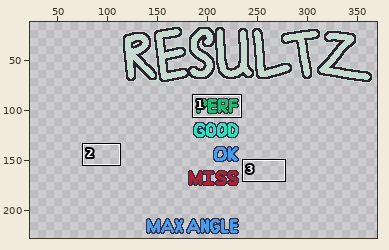
Pixel-art file: Working_Files/Art/Results.aseprite. The first picture is a wide view before the edit; the outline marks the close-up.
Close-up. First the earlier version:
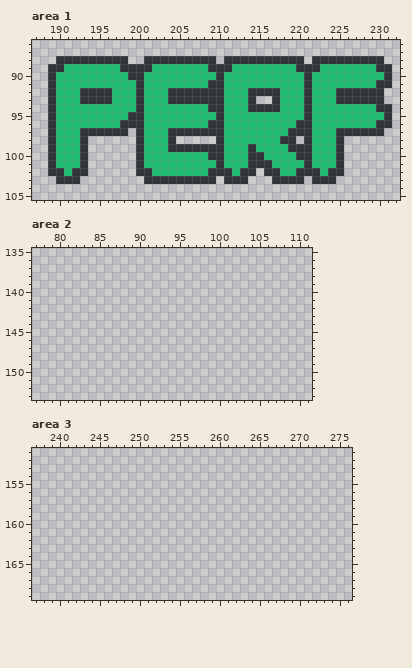
480x270 pixels, 1 frame. Shown: area 1: x 187..232, y 86..105; area 2: x 77..111, y 135..153; area 3: x 237..276, y 151..169. The wide view leaves out empty margins. The commit also changed other parts of the picture, which this record leaves out.
The same view after the edit:
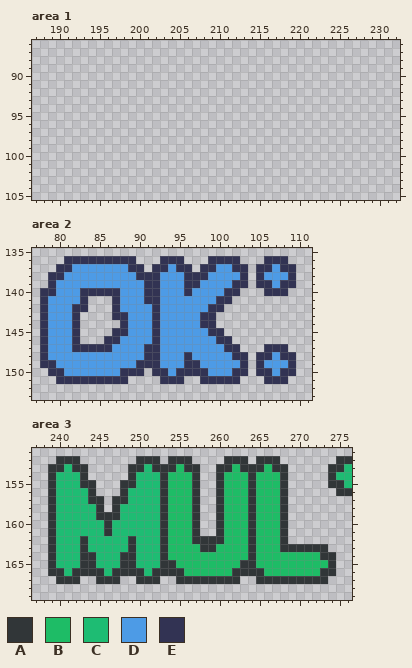
Palette (. is transparent): A #313638  B #1ebc66  C #1ebc73  D #4d9be6  E #323353
Changes in this commit:
layer "Ok" added
layer "Best Multi" added
layer "Layer 1" removed
Area 1:
y 88: x 190..198 AAAAAAAAA -> .........; x 201..209 AAAAAAAAA -> .........; x 211..220 AAAAAAAAAA -> ..........; x 222..230 AAAAAAAAA -> .........
y 89: x 189..231 AACCCCCCCAAAACCCCCCCAAACCCCCCCCAAACCCCCCCAA -> ...........................................
y 90: x 189..231 ACCCCCCCCCAACCCCCCCCCACCCCCCCCCCACCCCCCCCCA -> ...........................................
y 91: x 189..231 ACCCCCCCCCCACCCCCCCCAACCCCCCCCCCACCCCCCCCAA -> ...........................................
y 92: x 189..230 ACCCAAAACCCACCCAAAAAAACCCAAAACCCACCCAAAAAA -> ..........................................
y 93: x 189..214 ACCCAAAACCCACCCAAAAAAACCCA -> ..........................; x 217..230 ACCCACCCAAAAAA -> ..............
y 94: x 189..231 ACCCCCCCCCCACCCCCCCCAACCCAAAACCCACCCCCCCCAA -> ...........................................
y 95: x 189..231 ACCCCCCCCCAACCCCCCCCCACCCCCCCCCCACCCCCCCCCA -> ...........................................
y 96: x 189..231 ACCCCCCCCAAACCCCCCCCAACCCCCCCCCAACCCCCCCCAA -> ...........................................
y 97: x 189..198 ACCCAAAAAA -> ..........; x 200..230 ACCCAAAAAAACCCCCCCCAAACCCAAAAAA -> ...............................
y 98: x 189..193 ACCCA -> .....; x 200..204 ACCCA -> .....; x 210..219 ACCCCCCCAA -> ..........; x 221..225 ACCCA -> .....
y 99: x 189..193 ACCCA -> .....; x 200..225 ACCCAAAAAAACCCACCCCAAACCCA -> ..........................
y 100: x 189..193 ACCCA -> .....; x 200..225 ACCCCCCCCAACCCAACCCCAACCCA -> ..........................
y 101: x 189..193 ACCCA -> .....; x 200..225 ACCCCCCCCCACCCAAACCCCACCCA -> ..........................
y 102: x 189..193 AACAA -> .....; x 200..214 AACCCCCCCAAACAA -> ...............; x 216..225 AACCAAACAA -> ..........
y 103: x 190..192 AAA -> ...; x 201..209 AAAAAAAAA -> .........; x 211..213 AAA -> ...; x 217..220 AAAA -> ....; x 222..224 AAA -> ...
Area 2, layer "Ok":
y 136: x 81..89 ......... -> EEEEEEEEE; x 93..95 ... -> EEE; x 99..102 .... -> EEEE; x 106..108 ... -> EEE
y 137: x 80..90 ........... -> EEDDDDDDDEE; x 92..96 ..... -> EEDEE; x 98..103 ...... -> EEDDEE; x 105..109 ..... -> EEDEE
y 138: x 79..103 ......................... -> EEDDDDDDDDDEEEDDDEEEDDDDE; x 105..109 ..... -> EDDDE
y 139: x 79..103 ......................... -> EDDDDDDDDDDDEEDDDEEDDDDEE; x 105..109 ..... -> EEDEE
y 140: x 78..102 ......................... -> EEDDDEEEEEDDDEEDDDEDDDDEE; x 106..108 ... -> EEE
y 141: x 78..83 ...... -> EDDDDE; x 87..101 ............... -> EDDDEEDDDDDDDEE
y 142: x 78..83 ...... -> EDDDEE; x 87..100 .............. -> EDDDDEDDDDDDEE
y 143: x 78..82 ..... -> EDDDE; x 87..99 ............. -> EEDDDEDDDDDEE
y 144: x 78..82 ..... -> EDDDE; x 88..99 ............ -> EDDDEDDDDDEE
y 145: x 78..82 ..... -> EDDDE; x 87..100 .............. -> EEDDDEDDDDDDEE
y 146: x 78..82 ..... -> EDDDE; x 86..101 ................ -> EEDDDDEDDDDDDDEE
y 147: x 78..102 ......................... -> EDDDEEEEEDDDDEEDDDDDDDDEE; x 106..108 ... -> EEE
y 148: x 78..103 .......................... -> EDDDDDDDDDDDDEEDDDEDDDDDEE; x 105..109 ..... -> EEDEE
y 149: x 78..103 .......................... -> EEDDDDDDDDDDEEEDDDEEDDDDDE; x 105..109 ..... -> EDDDE
y 150: x 79..90 ............ -> EEDDDDDDDEEE; x 92..103 ............ -> EEDEEEEDDDEE; x 105..109 ..... -> EEDEE
y 151: x 80..88 ......... -> EEEEEEEEE; x 93..95 ... -> EEE; x 98..102 ..... -> EEEEE; x 106..108 ... -> EEE
Area 3, layer "Best Multi":
y 152: x 240..242 ... -> AAA; x 250..252 ... -> AAA; x 254..256 ... -> AAA; x 261..263 ... -> AAA; x 265..267 ... -> AAA; x 275..276 .. -> AA
y 153: x 239..243 ..... -> AACAA; x 249..257 ......... -> AACAAABAA; x 260..268 ......... -> AABAAABAA; x 274..276 ... -> AAC
y 154: x 239..243 ..... -> ACCCA; x 249..257 ......... -> ACCCABBBA; x 260..268 ......... -> ABBBABBBA; x 274..276 ... -> ACC
y 155: x 239..244 ...... -> ACCCAA; x 248..257 .......... -> AACCCABBBA; x 260..268 ......... -> ABBBABBBA; x 274..276 ... -> AAC
y 156: x 239..244 ...... -> ACCCCA; x 248..257 .......... -> ACCCCABBBA; x 260..268 ......... -> ABBBABBBA; x 275..276 .. -> AA
y 157: x 239..245 ....... -> ACCCCAA; x 247..257 ........... -> AACCCCABBBA; x 260..268 ......... -> ABBBABBBA
y 158: x 239..245 ....... -> ACCCCCA; x 247..257 ........... -> ACCCCCABBBA; x 260..268 ......... -> ABBBABBBA
y 159: x 239..257 ................... -> ACCCCCAAACCCCCABBBA; x 260..268 ......... -> ABBBABBBA
y 160..161: x 239..257 ................... -> ACCCCCCACCCCCCABBBA; x 260..268 ......... -> ABBBABBBA
y 162: x 239..268 .............................. -> ACCCACCCCCACCCABBBAAAABBBABBBA
y 163: x 239..273 ................................... -> ACCCACCCCCACCCABBBBAABBBBABBBAAAAAA
y 164: x 239..274 .................................... -> ACCCAACCCAACCCABBBBBBBBBBABBBBBBBBAA
y 165: x 239..274 .................................... -> ACCCAACCCAACCCAABBBBBBBBAABBBBBBBBBA
y 166: x 239..274 .................................... -> AACAAAACAAAACAAAABBBBBBAAAABBBBBBBAA
y 167: x 240..242 ... -> AAA; x 245..247 ... -> AAA; x 250..252 ... -> AAA; x 255..262 ........ -> AAAAAAAA; x 265..273 ......... -> AAAAAAAAA
Where, in picture pixels (left, top, right, bottom), the same in both close-ups:
erased: (48, 56, 392, 184)
added: (40, 256, 296, 384)
added: (48, 456, 352, 584)
